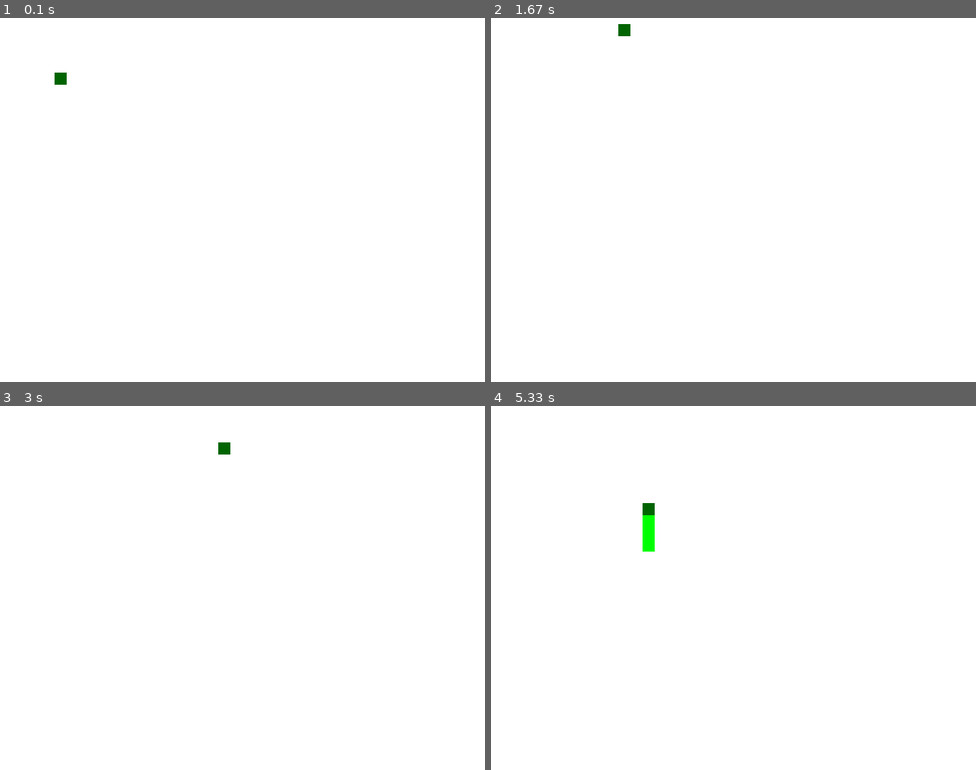
Above: before the commit, frames 1-4 (two rows, left to right).
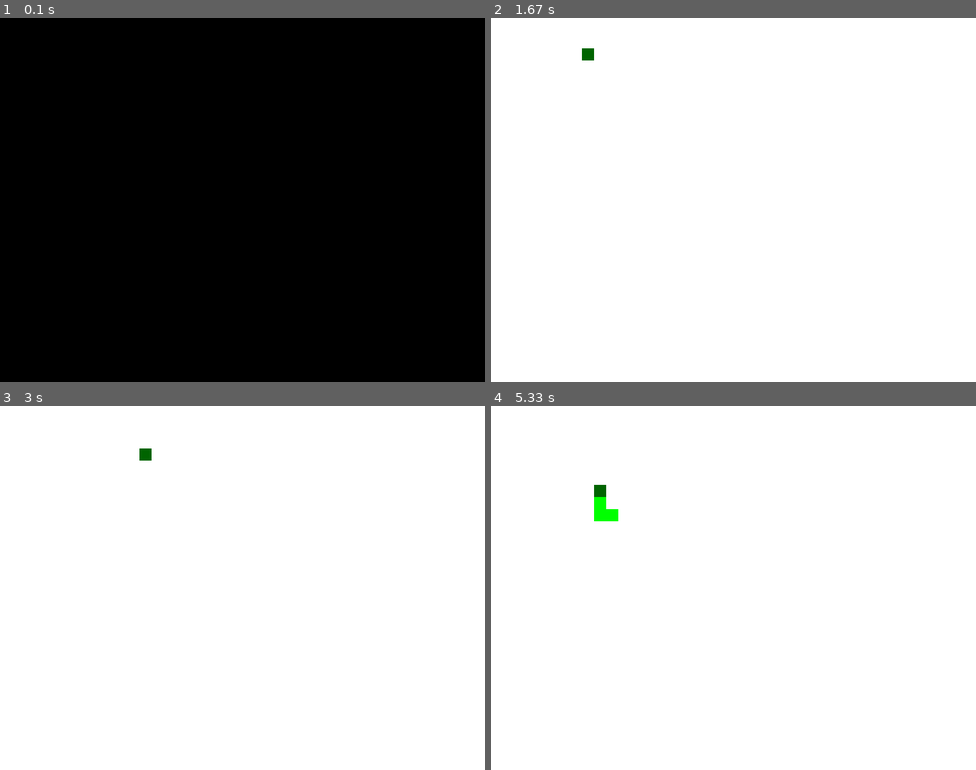
Above: after the commit, the same moments.

Repository: Basic1299/pygame_snake
Game: pygame game, started from main.py
Two runs of this game, one before a commit and one after it. Both use one fixed random seed, a clock stepped at 60 frames per second and the inputs below.
Inputs:
- Up to frame 1 (0.1 s): no input
- Up to frame 2 (1.67 s): hold Right 0.33-0.8 s; hold Up 0.83-1.32 s; hold Right from 1.35 s (still down)
- Up to frame 3 (3 s): release Right at 1.95 s; hold K from 2.67 s (still down); hold Down from 2.67 s (still down)
- Up to frame 4 (5.33 s): release K at 3.35 s; release Down at 3.35 s; hold Down 3.38-4.08 s; tap Space at 3.45, 4.18, 4.92 s; hold Left 4.12-4.82 s; hold Up from 4.85 s (still down)

The runs differ from the first frame. In frame 1, 100% of the frame differs, in the area x 0-100%, y 0-100%; in frame 2, 0.2%; in frame 3, 0.2%; in frame 4, 0.7%.

Commit message:
Fixed moving and game speed

Diff:
--- a/SnakeHead.py
+++ b/SnakeHead.py
@@ -15,7 +15,7 @@
 
         self.init_dir = ""
         self.dir = ""
-        self.speed = 5
+        self.speed = 20
 
         self.image = pygame.Surface(self.size)
         self.image.fill(self.color)
@@ -30,6 +30,7 @@
         self.current_time = pygame.time.get_ticks()
 
     def update_tail(self, tail_len):
+        """Calculates and sets the lengths of the tal"""
         self.tail_length = tail_len
 
     def position_update(self):
--- a/SnakeTail.py
+++ b/SnakeTail.py
@@ -25,6 +25,7 @@
         self.movement()
 
     def set_init_dir(self):
+        """Sets initial direction of a part based on the direction of a part in front of it"""
         if self.preview_part.dir == "RIGHT":
             return "RIGHT"
         elif self.preview_part.dir == "LEFT" :
@@ -35,6 +36,7 @@
             return "DOWN"
 
     def dir_change(self):
+        """Changes direction based on a spot it collides"""
         for coors, direction in self.snake_head.coors_for_change_dir:
             if self.coors == coors and direction == "RIGHT":
                 self.dir = "RIGHT"
@@ -46,16 +48,18 @@
                 self.dir = "DOWN"
 
     def coors_for_dir_change_delete(self):
+        """Deletes a spot for direction changes when the last part of a tail collides it"""
         if len(self.snake_head.coors_for_change_dir) > 0:
             for coors, direction in self.snake_head.coors_for_change_dir:
                 if self.coors == coors and self.id_number == self.snake_head.tail_length:
                     del self.snake_head.coors_for_change_dir[0]
-                    print(self.snake_head.coors_for_change_dir)
 
     def position_update(self):
+        """Updates coordinates"""
         self.coors = [self.rect.centerx, self.rect.centery]
 
     def movement(self):
+        """Moves the part based on its direction variable"""
         if self.dir == "RIGHT":
             self.rect.move_ip(self.speed, 0)
         elif self.dir == "LEFT" :
@@ -69,7 +73,7 @@
         """Sets spawn position based on the movement direction and id number"""
         position = 20
         if self.id_number > 1:
-            position = 15
+            position = 0
 
         if self.preview_part.dir == "RIGHT":
             return [self.preview_part.coors[0]-position, self.preview_part.coors[1]]
--- a/main.py
+++ b/main.py
@@ -31,6 +31,7 @@
 snake_tail_id = 0
 current_time = 0
 pressed_time = 0
+game_speed = 250
 
 # Sprite Groups
 snake_head_group = pygame.sprite.Group()
@@ -42,6 +43,7 @@
 run = True
 while run:
     clock.tick(30)
+    pygame.time.delay(game_speed)
 
     for event in pygame.event.get():
         if event.type == pygame.QUIT:
@@ -51,39 +53,32 @@
                 run = False
 
             # Movement Keys
-            if event.key == pygame.K_LEFT and snake_head.dir != "RIGHT" and snake_head.dir != "LEFT":
-                if current_time - pressed_time > 100:
+            if current_time - pressed_time >= 0:
+                if event.key == pygame.K_LEFT and snake_head.dir != "RIGHT" and snake_head.dir != "LEFT":
+                    snake_head.dir = "LEFT"
                     pressed_time = pygame.time.get_ticks()
-
-                    snake_head.dir = "LEFT"
 
                     if snake_head.tail_length > 0:
                         snake_head.create_new_dir_spot()
 
 
-            elif event.key == pygame.K_RIGHT and snake_head.dir != "LEFT" and snake_head.dir != "RIGHT":
-                if current_time - pressed_time > 100:
+                if event.key == pygame.K_RIGHT and snake_head.dir != "LEFT" and snake_head.dir != "RIGHT":
+                    snake_head.dir = "RIGHT"
                     pressed_time = pygame.time.get_ticks()
-
-                    snake_head.dir = "RIGHT"
 
                     if snake_head.tail_length > 0:
                         snake_head.create_new_dir_spot()
 
-            elif event.key == pygame.K_UP and snake_head.dir != "DOWN" and snake_head.dir != "UP":
-                if current_time - pressed_time > 100:
+                if event.key == pygame.K_UP and snake_head.dir != "DOWN" and snake_head.dir != "UP":
+                    snake_head.dir = "UP"
                     pressed_time = pygame.time.get_ticks()
-
-                    snake_head.dir = "UP"
 
                     if snake_head.tail_length > 0:
                         snake_head.create_new_dir_spot()
 
-            elif event.key == pygame.K_DOWN and snake_head.dir != "UP" and snake_head.dir != "DOWN":
-                if current_time - pressed_time > 100:
+                if event.key == pygame.K_DOWN and snake_head.dir != "UP" and snake_head.dir != "DOWN":
+                    snake_head.dir = "DOWN"
                     pressed_time = pygame.time.get_ticks()
-
-                    snake_head.dir = "DOWN"
 
                     if snake_head.tail_length > 0:
                         snake_head.create_new_dir_spot()
@@ -101,12 +96,10 @@
 
             # test
             if event.key == pygame.K_k:
-                print(snake_head.coors_for_change_dir)
+                pass
 
 
     current_time = pygame.time.get_ticks()
-
-
 
     screen.fill((255, 255, 255))
 
